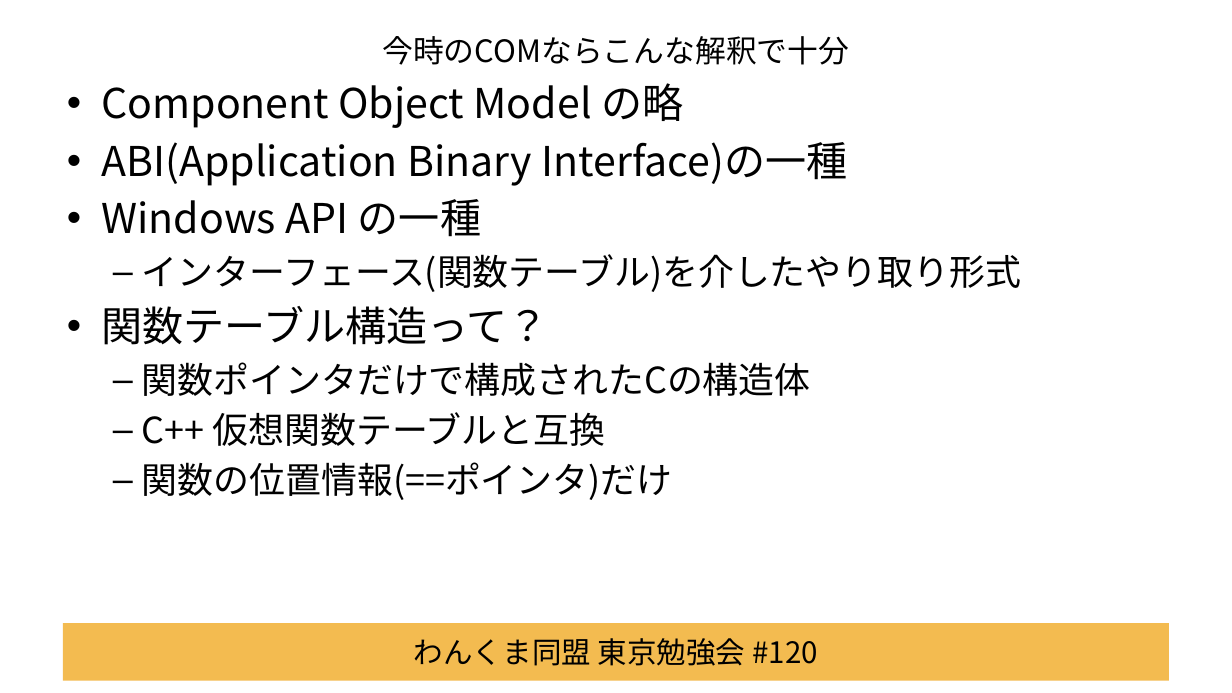
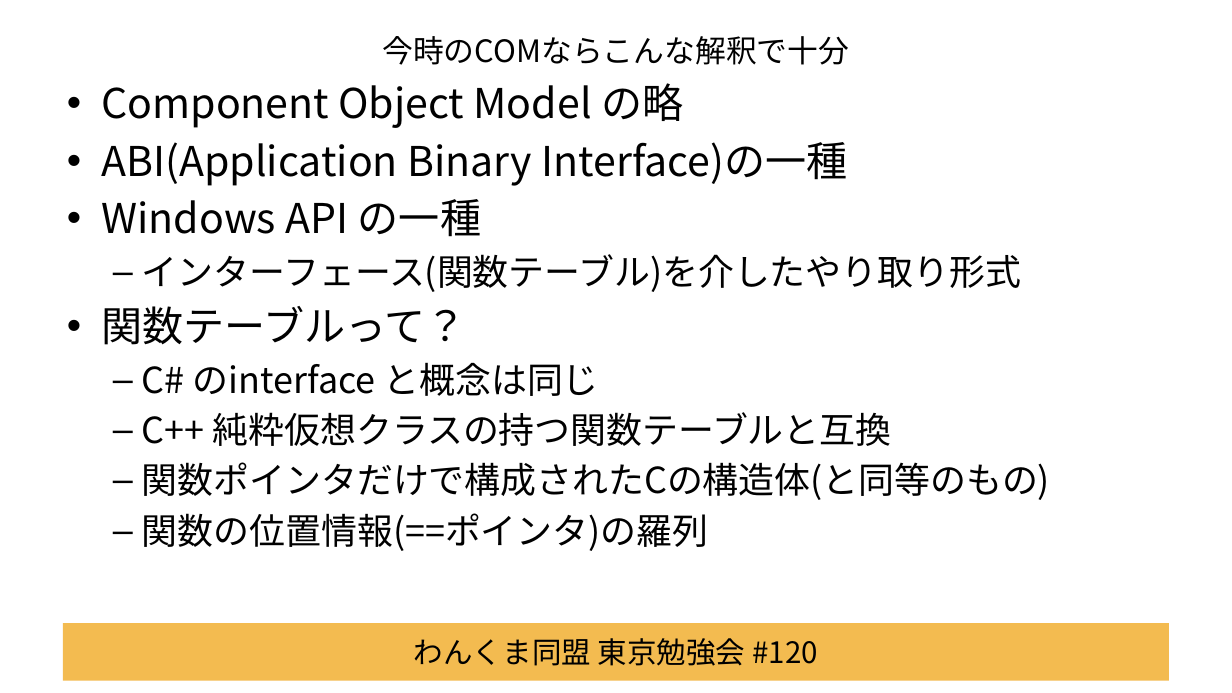
Before and after one commit to Tocchann/Wankuma.SelectFolder, a slide deck: slide 13 of SessionFiles/IFileOpenDialog版フォルダ選択ダイアログを作ってみた.pptx (slide 12 before the commit). Drawn at 1232x693 pixels with LibreOffice and Linux fonts; fonts in the diff are those of the drawing; background and template pictures are left out. Boxes give left, top, right and bottom in pixels: in the first picture for what was removed or moved away, otherwise in the second. Text is boxed around its words. In the diff, an @@ line names an element or a change of style, - is before the commit and + after.

```diff
--- a/SessionFiles/IFileOpenDialog版フォルダ選択ダイアログを作ってみた.pptx
+++ b/SessionFiles/IFileOpenDialog版フォルダ選択ダイアログを作ってみた.pptx
@@ text at (x1=101, y1=306, x2=1050, y2=551): text changed @@
-• 関数テーブル構造って？
-  – 関数ポインタだけで構成されたCの構造体
-  – C++ 仮想関数テーブルと互換
-  – 関数の位置情報(==ポインタ)だけ
+• 関数テーブルって？
+  – C# のinterface と概念は同じ
+  – C++ 純粋仮想クラスの持つ関数テーブルと互換
+  – 関数ポインタだけで構成されたCの構造体(と同等のもの)
+  – 関数の位置情報(==ポインタ)の羅列
```
Also in this commit, not shown: 2 other slides changed, 1 slide added.
